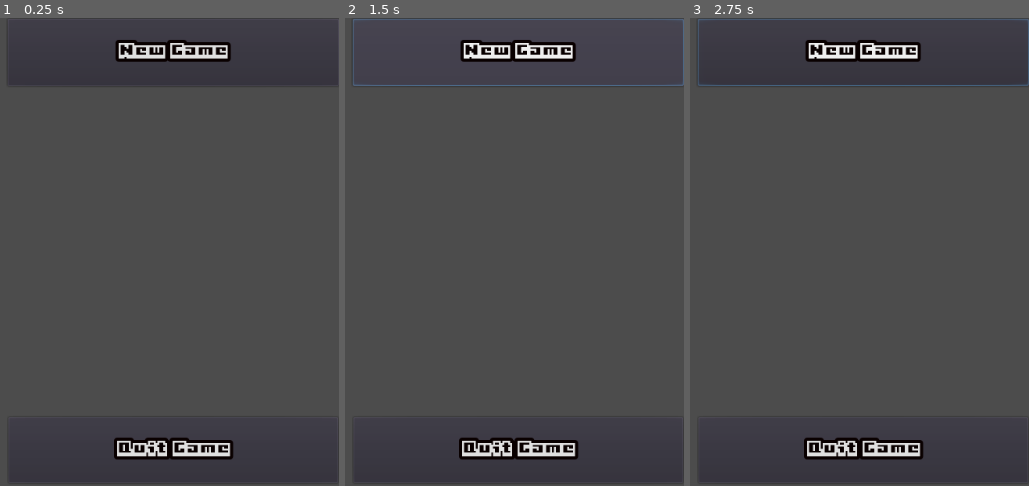
Above: before the commit, frames 1-3 (left to right).
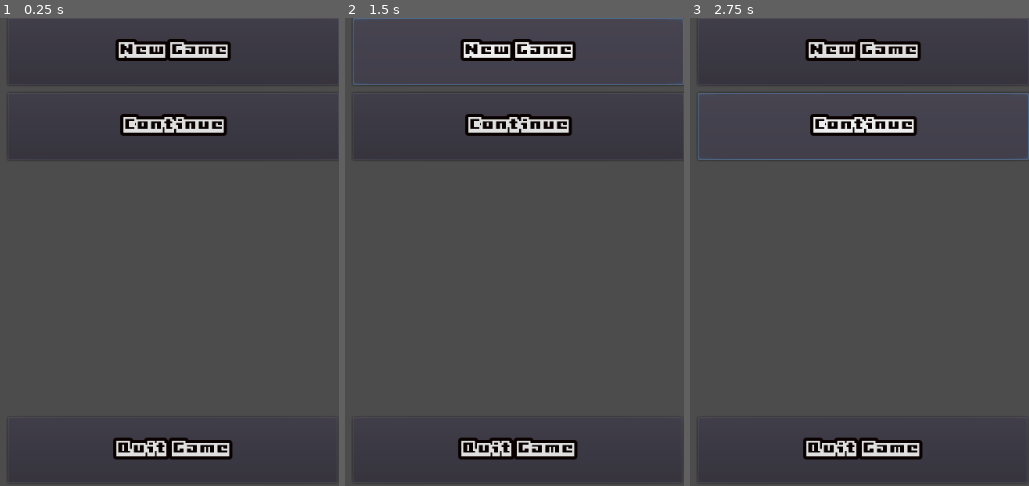
Above: after the commit, the same moments.

Repository: wvffle/finish-the-project
Game: Godot game, scene res://src/scenes/Test.tscn
Two runs of this game, one before a commit and one after it. Both use one fixed random seed, a clock stepped at 60 frames per second and the inputs below.
Inputs (mouse positions are in pixels of both pictures, inside the frame that each line leads up to):
- Up to frame 1 (0.25 s): no input
- Up to frame 2 (1.5 s): click "New Game" at 0.5 s; click "New Game" at 1.25 s
- Up to frame 3 (2.75 s): click (862, 125) at 2 s, where only the run after the commit has a clickable "Continue"

The runs differ from the first frame. In frame 1, 2.7% of the frame differs, in the area x 2-100%, y 0-95%; in frame 2, 3.3%; in frame 3, 3.3%.
Error before the commit: Invalid get index 'playing' (on base: 'null instance'). (res://src/scenes/Test.gd:15)

Commit message:
feat: add continue button

Diff:
--- a/src/scenes/Test.gd
+++ b/src/scenes/Test.gd
@@ -1,30 +1,10 @@
 extends Node2D
-
-
-# Declare member variables here. Examples:
-# var a = 2
-# var b = "text"
-
-
-# Called when the node enters the scene tree for the first time.
-func _ready():
-	pass # Replace with function body.
 
 func _process(delta):
 
 	if $AudioStreamPlayer.playing == false:
 		$AudioStreamPlayer.play()
-	pass
-# Called every frame. 'delta' is the elapsed time since the previous frame.
-#func _process(delta):
-#	pass
 
 
-func _on_newGameButton_mouse_entered():
+func _on_Button_mouse_entered():
 	$ButtonSound.play()
-	pass # Replace with function body.
-
-
-func _on_quitGameButton_mouse_entered():
-	$ButtonSound.play()
-	pass # Replace with function body.
--- a/src/scenes/Test.tscn
+++ b/src/scenes/Test.tscn
@@ -26,9 +26,9 @@
 
 [node name="newGameButton" type="Button" parent="Control"]
 margin_left = 596.0
-margin_top = -3.0
+margin_top = -4.0
 margin_right = 1020.0
-margin_bottom = 83.0
+margin_bottom = 82.0
 rect_pivot_offset = Vector2( 158, 43 )
 custom_fonts/font = SubResource( 1 )
 text = "New Game"
@@ -36,10 +36,22 @@
 "_edit_use_anchors_": false
 }
 
+[node name="continueButton" type="Button" parent="Control"]
+margin_left = 596.0
+margin_top = 92.0
+margin_right = 1020.0
+margin_bottom = 178.0
+rect_pivot_offset = Vector2( 158, 43 )
+custom_fonts/font = SubResource( 1 )
+text = "Continue"
+__meta__ = {
+"_edit_use_anchors_": false
+}
+
 [node name="quitGameButton" type="Button" parent="Control"]
-margin_left = 597.0
+margin_left = 596.0
 margin_top = 508.0
-margin_right = 1019.0
+margin_right = 1018.0
 margin_bottom = 592.0
 custom_fonts/font = SubResource( 1 )
 text = "Quit Game"
@@ -48,13 +60,14 @@
 "_edit_use_anchors_": false
 }
 
-[node name="AudioStreamPlayer2D" type="AudioStreamPlayer2D" parent="."]
+[node name="AudioStreamPlayer" type="AudioStreamPlayer" parent="."]
 stream = ExtResource( 4 )
 autoplay = true
 
 [node name="ButtonSound" type="AudioStreamPlayer" parent="."]
 stream = ExtResource( 5 )
 
-[connection signal="mouse_entered" from="Control/newGameButton" to="." method="_on_newGameButton_mouse_entered"]
+[connection signal="mouse_entered" from="Control/newGameButton" to="." method="_on_Button_mouse_entered"]
+[connection signal="mouse_entered" from="Control/continueButton" to="." method="_on_Button_mouse_entered"]
 [connection signal="button_up" from="Control/quitGameButton" to="Control/quitGameButton" method="_on_Button2_button_up"]
-[connection signal="mouse_entered" from="Control/quitGameButton" to="." method="_on_quitGameButton_mouse_entered"]
+[connection signal="mouse_entered" from="Control/quitGameButton" to="." method="_on_Button_mouse_entered"]
